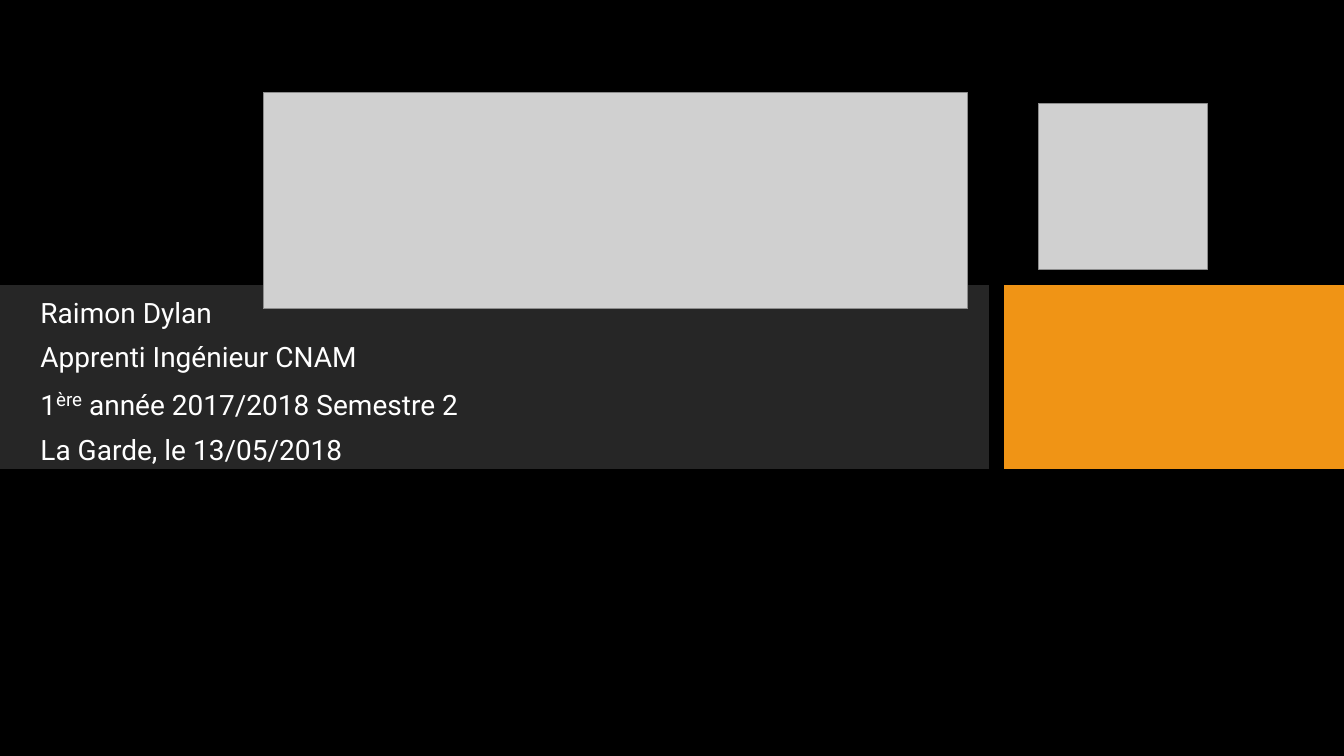
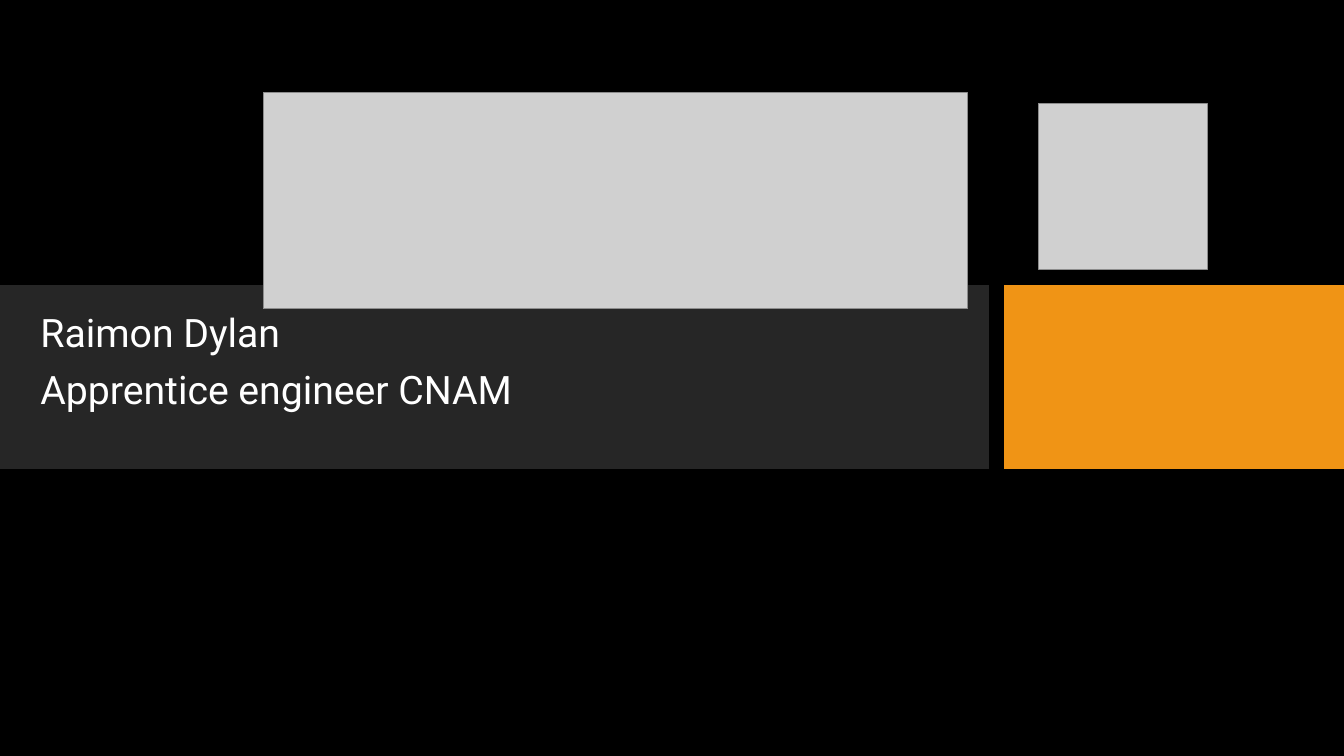
Before and after one commit to RaimonDylan/cnam, a slide deck: slide 1 of Rapport d'activité/ppt_Orange_en.odp. Drawn at 1344x756 pixels with LibreOffice and Linux fonts; fonts in the diff are those of the drawing; grey boxes stand for pictures; background and template pictures are left out. Boxes give left, top, right and bottom in pixels: in the first picture for what was removed or moved away, otherwise in the second. Text is boxed around its words. In the diff, an @@ line names an element or a change of style, - is before the commit and + after.

```diff
--- a/Rapport d'activité/ppt_Orange_en.odp
+++ b/Rapport d'activité/ppt_Orange_en.odp
@@ subtitle "Raimon Dylan" moved from (x1=40, y1=302, x2=458, y2=464) to (x1=40, y1=317, x2=512, y2=412) @@
@@ subtitle at (x1=40, y1=317, x2=280, y2=356): size 20 to 28 pt in "Raimon Dylan" @@
@@ subtitle at (x1=40, y1=375, x2=512, y2=412): text changed; size 20 to 28 pt @@
-Apprenti Ingénieur CNAM
-1ère année 2017/2018 Semestre 2
-La Garde, le 13/05/2018
+Apprentice engineer CNAM
```
Also in this commit, not shown: 2 other slides changed, 5 slides added, 18 slides removed, 1 other file.
